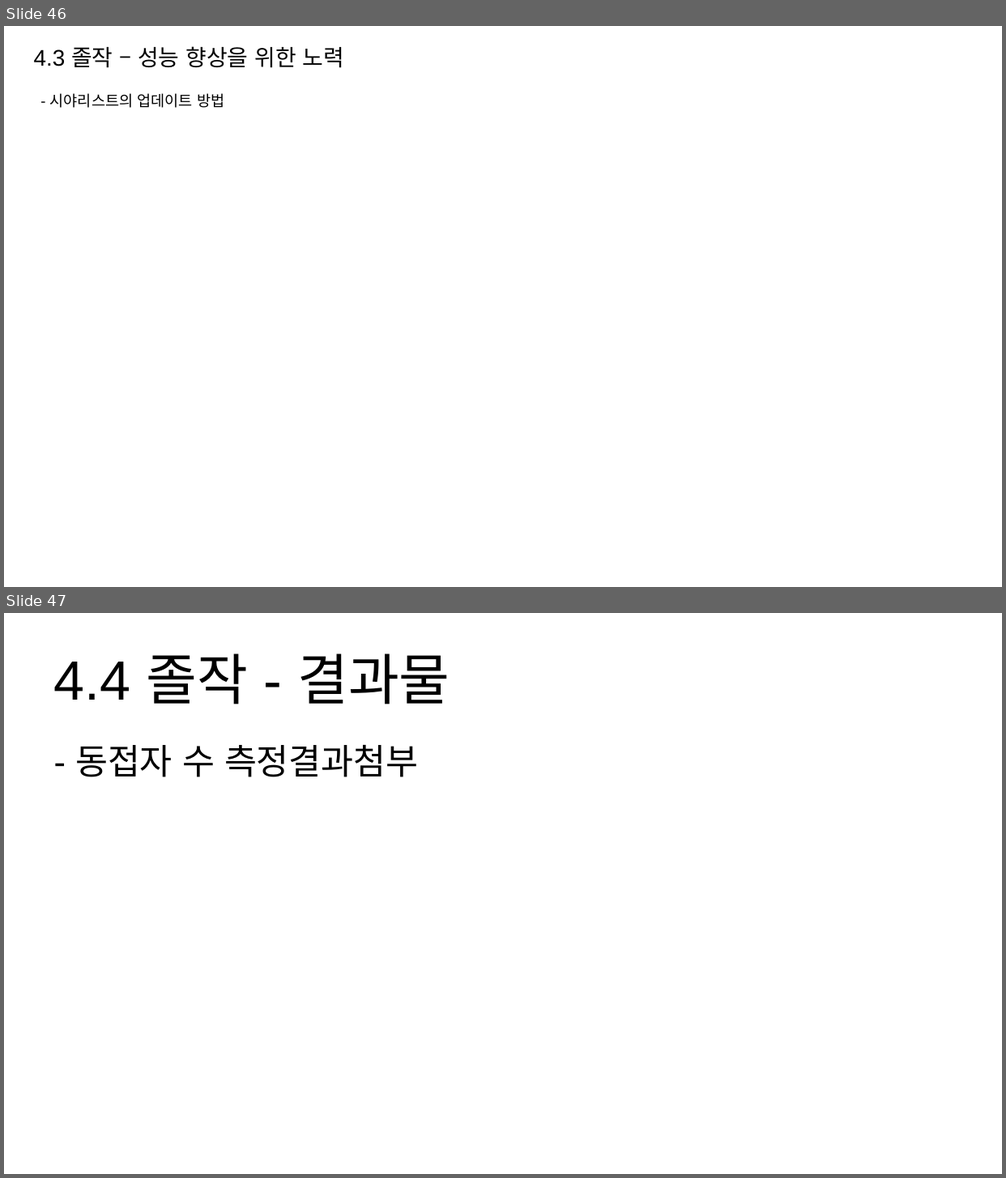
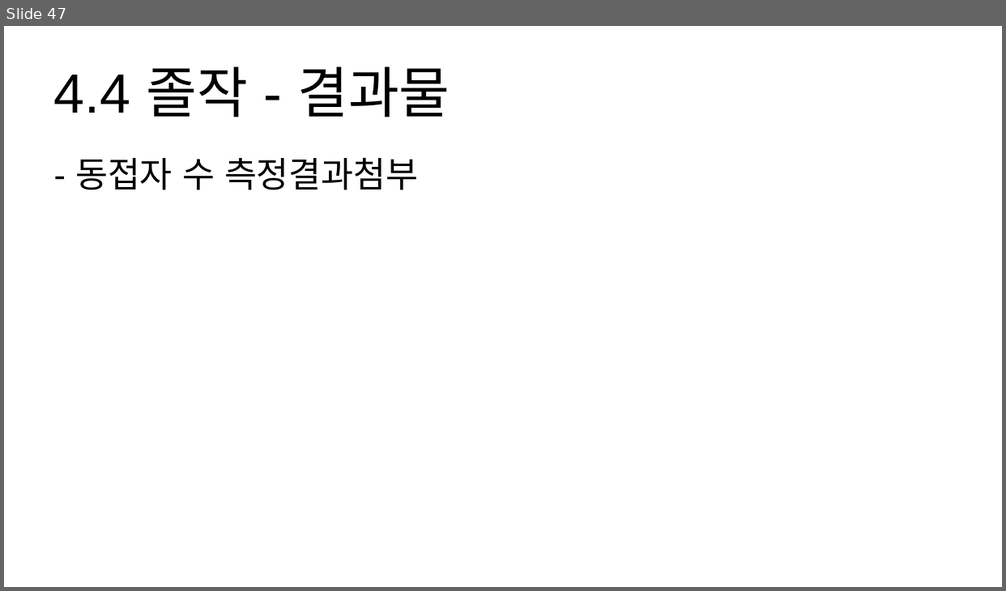
Before and after one commit to hypernagox/FYP_Evergreen, a slide deck: 포트폴리오/서버_최재혁/포트폴리오.pptx. Shown one above the other, each under a label of ours: slides 46 and 47 before the commit, slide 47 after it. The pictures are 1006x1178 and 1006x591 pixels, drawn with LibreOffice and Linux fonts; fonts in the diff are those of the drawing. Boxes give left, top, right and bottom in pixels: in the first picture for what was removed or moved away, otherwise in the second. Text is boxed around its words. In the diff, an @@ line names an element or a change of style, - is before the commit and + after.

```diff
--- a/포트폴리오/서버_최재혁/포트폴리오.pptx
+++ b/포트폴리오/서버_최재혁/포트폴리오.pptx
@@ slide 46 removed at (x1=4, y1=26, x2=1002, y2=587), background #FFFFFF @@
@@ text removed at (x1=34, y1=46, x2=344, y2=68) @@
-4.3 졸작 – 성능 향상을 위한 노력
@@ title removed at (x1=50, y1=93, x2=224, y2=108) @@
-- 시야리스트의 업데이트 방법
```
Also in this commit, not shown: 5 slides changed, 2 slides added, 1 other slide removed.
